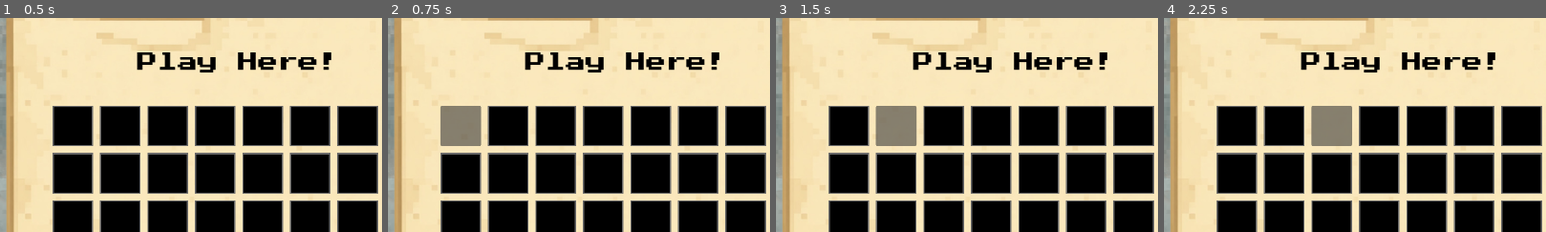
Above: before the commit, frames 1-4 (left to right).
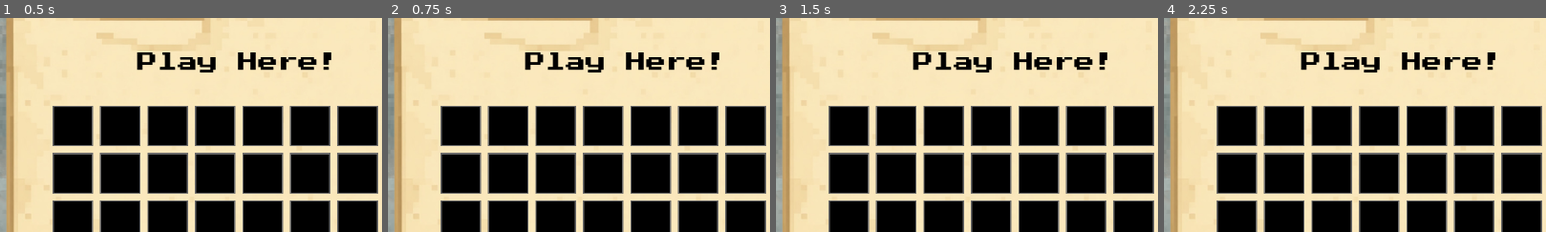
Above: after the commit, the same moments.

Repository: Anya-Gupta2025/legacy_of_truth_game
Game: Godot game, scene res://the_tomb_puzzle/tomb_worldle.tscn
The game is run twice, just before and just after one commit, with the same random seed, the same clock (stepped at 60 frames per second) and the same inputs. This scene is started directly instead of the project's main scene.
Inputs (mouse positions are % of the whole screen's width and height, from its top left):
- Up to frame 1 (0.5 s): no input
- Up to frame 2 (0.75 s): click (30, 43) at 0.52 s
- Up to frame 3 (1.5 s): click (36, 43) at 1.27 s
- Up to frame 4 (2.25 s): click (42, 43) at 2.02 s
The pictures show only the part of the screen within x 20-70%, y 18-68%; the shares and areas given below are measured in that part.

Frame 1 is identical in both runs. In frame 2, 2.0% of the frame differs, in the area x 13-25%, y 41-60%; in frame 3, 2.0%; in frame 4, 2.0%.

Commit message:
Added winning checker and losing checker

Diff:
--- a/legacy-of-truth/the_tomb_puzzle/tomb_worldle.gd
+++ b/legacy-of-truth/the_tomb_puzzle/tomb_worldle.gd
@@ -1,6 +1,11 @@
 extends Node2D
 
 @onready var buttons = $GridContainer.get_children()
+@onready var result_layer = $result_layer
+@onready var continue_button = $result_layer/continue_button
+@onready var lose_button = $result_layer/lose_button
+@onready var label = $result_layer/result_label
+@onready var lose_label = $result_layer/lose_label
 
 const SIZE = 8
 
@@ -11,7 +16,6 @@
 
 # Called when the node enters the scene tree for the first time.
 func _ready() -> void:
-	init_button_styles()
 	reset_game()
 
 func _input(event):
@@ -41,23 +45,25 @@
 			row_filled = false
 
 func reset_game():
+	index = 0
+	row_filled = false
+	latest_row_index = 0
+	result_layer.hide()
 	puzzle_word = "RESEARCH"
 	print("Word: ", puzzle_word)
 	for button in buttons:
-		var b = button as Button
-		b.text = ""
+		init_button_styles(button)
 
-func init_button_styles():
-	for button in buttons:
-		var b = button as Button
-		var style = StyleBoxFlat.new()
-		style.bg_color = Color.BLACK
-		style.border_color = Color.DIM_GRAY
-		style.border_width_bottom = 2
-		style.border_width_top = 2
-		style.border_width_right = 2
-		style.border_width_left = 2
-		b.add_theme_stylebox_override("normal", style)
+func init_button_styles(b: Button):
+	b.text = ""
+	var style = StyleBoxFlat.new()
+	style.bg_color = Color.BLACK
+	style.border_color = Color.DIM_GRAY
+	style.border_width_bottom = 2
+	style.border_width_top = 2
+	style.border_width_right = 2
+	style.border_width_left = 2
+	b.add_theme_stylebox_override("normal", style)
 
 func update_button_style(button: Button, bg_colour: Color):
 	var style = button.get_theme_stylebox("normal")
@@ -72,14 +78,29 @@
 		entered_text += button.text
 	print("Entered Text:", entered_text)
 
+	# Change the colour of each text tile
+	var idx = 0
+	for button in buttons.slice(latest_row_index, latest_row_index+SIZE):
+
+		if entered_text[idx] == puzzle_word[idx]:
+			update_button_style(button, Color.SEA_GREEN)
+
+		elif entered_text[idx] in puzzle_word:
+			update_button_style(button, Color.CHOCOLATE)
+
+		elif entered_text[idx] not in puzzle_word:
+			update_button_style(button, Color.CRIMSON)
+
+		idx += 1
+
+	# Check if player won
 	if entered_text == puzzle_word:
-		print("You Win!")
-		return
+		result_layer.show()
+		label.text = "You suceeded!"
+		lose_button.hide()
+		lose_label.hide()
 
-	else:
-		# Update the colour of the box
-		var idx = 0
-		for button in buttons.slice(latest_row_index, latest_row_index+SIZE):
-			if entered_text[idx] == puzzle_word[idx]:
-				update_button_style(button, Color.SEA_GREEN)
-			idx += 1
+	# Check lose condition when all attempts are up
+	if index == buttons.size():
+		label.text = '''You lost! Try level again to get sword piece, or skip this puzzle and walk over it when you return to level.'''
+		continue_button.hide()
--- a/legacy-of-truth/the_tomb_puzzle/tomb_worldle.tscn
+++ b/legacy-of-truth/the_tomb_puzzle/tomb_worldle.tscn
@@ -3,6 +3,14 @@
 [ext_resource type="Texture2D" uid="uid://pvaafsk11jlu" path="res://the_tomb_puzzle/images/wordle_adaptation_bg.png" id="1_7300d"]
 [ext_resource type="Script" uid="uid://d38t7r00vg85p" path="res://the_tomb_puzzle/tomb_worldle.gd" id="1_kqsty"]
 [ext_resource type="FontFile" uid="uid://badgspl4ys7bv" path="res://fonts/Press_Start_2P/PressStart2P-Regular.ttf" id="2_kqsty"]
+
+[sub_resource type="StyleBoxFlat" id="StyleBoxFlat_sublu"]
+bg_color = Color(0.5976877, 0.29977557, 0.16795558, 1)
+corner_radius_top_left = 11
+corner_radius_top_right = 11
+corner_radius_bottom_right = 11
+corner_radius_bottom_left = 11
+shadow_size = 8
 
 [node name="TombWorldle" type="Node2D" unique_id=437582931]
 script = ExtResource("1_kqsty")
@@ -28,6 +36,7 @@
 [node name="Button" type="Button" parent="GridContainer" unique_id=1001243147]
 custom_minimum_size = Vector2(60, 60)
 layout_mode = 2
+mouse_filter = 2
 theme_override_fonts/font = ExtResource("2_kqsty")
 theme_override_font_sizes/font_size = 25
 text = "x"
@@ -35,6 +44,7 @@
 [node name="Button3" type="Button" parent="GridContainer" unique_id=1095854237]
 custom_minimum_size = Vector2(60, 60)
 layout_mode = 2
+mouse_filter = 2
 theme_override_fonts/font = ExtResource("2_kqsty")
 theme_override_font_sizes/font_size = 25
 text = "x"
@@ -42,6 +52,7 @@
 [node name="Button2" type="Button" parent="GridContainer" unique_id=1382293128]
 custom_minimum_size = Vector2(60, 60)
 layout_mode = 2
+mouse_filter = 2
 theme_override_fonts/font = ExtResource("2_kqsty")
 theme_override_font_sizes/font_size = 25
 text = "x"
@@ -49,6 +60,7 @@
 [node name="Button4" type="Button" parent="GridContainer" unique_id=1068574489]
 custom_minimum_size = Vector2(60, 60)
 layout_mode = 2
+mouse_filter = 2
 theme_override_fonts/font = ExtResource("2_kqsty")
 theme_override_font_sizes/font_size = 25
 text = "x"
@@ -56,6 +68,7 @@
 [node name="Button5" type="Button" parent="GridContainer" unique_id=1051130113]
 custom_minimum_size = Vector2(60, 60)
 layout_mode = 2
+mouse_filter = 2
 theme_override_fonts/font = ExtResource("2_kqsty")
 theme_override_font_sizes/font_size = 25
 text = "x"
@@ -63,6 +76,7 @@
 [node name="Button6" type="Button" parent="GridContainer" unique_id=1896464485]
 custom_minimum_size = Vector2(60, 60)
 layout_mode = 2
+mouse_filter = 2
 theme_override_fonts/font = ExtResource("2_kqsty")
 theme_override_font_sizes/font_size = 25
 text = "x"
@@ -70,6 +84,7 @@
 [node name="Button7" type="Button" parent="GridContainer" unique_id=494814278]
 custom_minimum_size = Vector2(60, 60)
 layout_mode = 2
+mouse_filter = 2
 theme_override_fonts/font = ExtResource("2_kqsty")
 theme_override_font_sizes/font_size = 25
 text = "x"
@@ -77,6 +92,7 @@
 [node name="Button8" type="Button" parent="GridContainer" unique_id=1182412213]
 custom_minimum_size = Vector2(60, 60)
 layout_mode = 2
+mouse_filter = 2
 theme_override_fonts/font = ExtResource("2_kqsty")
 theme_override_font_sizes/font_size = 25
 text = "x"
@@ -84,6 +100,7 @@
 [node name="Button9" type="Button" parent="GridContainer" unique_id=1516284808]
 custom_minimum_size = Vector2(60, 60)
 layout_mode = 2
+mouse_filter = 2
 theme_override_fonts/font = ExtResource("2_kqsty")
 theme_override_font_sizes/font_size = 25
 text = "x"
@@ -91,6 +108,7 @@
 [node name="Button10" type="Button" parent="GridContainer" unique_id=682644059]
 custom_minimum_size = Vector2(60, 60)
 layout_mode = 2
+mouse_filter = 2
 theme_override_fonts/font = ExtResource("2_kqsty")
 theme_override_font_sizes/font_size = 25
 text = "x"
@@ -98,6 +116,7 @@
 [node name="Button11" type="Button" parent="GridContainer" unique_id=1572106963]
 custom_minimum_size = Vector2(60, 60)
 layout_mode = 2
+mouse_filter = 2
 theme_override_fonts/font = ExtResource("2_kqsty")
 theme_override_font_sizes/font_size = 25
 text = "x"
@@ -105,6 +124,7 @@
 [node name="Button12" type="Button" parent="GridContainer" unique_id=1857733015]
 custom_minimum_size = Vector2(60, 60)
 layout_mode = 2
+mouse_filter = 2
 theme_override_fonts/font = ExtResource("2_kqsty")
 theme_override_font_sizes/font_size = 25
 text = "x"
@@ -112,6 +132,7 @@
 [node name="Button13" type="Button" parent="GridContainer" unique_id=990897364]
 custom_minimum_size = Vector2(60, 60)
 layout_mode = 2
+mouse_filter = 2
 theme_override_fonts/font = ExtResource("2_kqsty")
 theme_override_font_sizes/font_size = 25
 text = "x"
@@ -119,6 +140,7 @@
 [node name="Button14" type="Button" parent="GridContainer" unique_id=1445628000]
 custom_minimum_size = Vector2(60, 60)
 layout_mode = 2
+mouse_filter = 2
 theme_override_fonts/font = ExtResource("2_kqsty")
 theme_override_font_sizes/font_size = 25
 text = "x"
@@ -126,6 +148,7 @@
 [node name="Button15" type="Button" parent="GridContainer" unique_id=1737936029]
 custom_minimum_size = Vector2(60, 60)
 layout_mode = 2
+mouse_filter = 2
 theme_override_fonts/font = ExtResource("2_kqsty")
 theme_override_font_sizes/font_size = 25
 text = "x"
@@ -133,6 +156,7 @@
 [node name="Button16" type="Button" parent="GridContainer" unique_id=1311068438]
 custom_minimum_size = Vector2(60, 60)
 layout_mode = 2
+mouse_filter = 2
 theme_override_fonts/font = ExtResource("2_kqsty")
 theme_override_font_sizes/font_size = 25
 text = "x"
@@ -140,6 +164,7 @@
 [node name="Button17" type="Button" parent="GridContainer" unique_id=840341017]
 custom_minimum_size = Vector2(60, 60)
 layout_mode = 2
+mouse_filter = 2
 theme_override_fonts/font = ExtResource("2_kqsty")
 theme_override_font_sizes/font_size = 25
 text = "x"
@@ -147,6 +172,7 @@
 [node name="Button18" type="Button" parent="GridContainer" unique_id=1046920719]
 custom_minimum_size = Vector2(60, 60)
 layout_mode = 2
+mouse_filter = 2
 theme_override_fonts/font = ExtResource("2_kqsty")
 theme_override_font_sizes/font_size = 25
 text = "x"
@@ -154,6 +180,7 @@
 [node name="Button19" type="Button" parent="GridContainer" unique_id=131731168]
 custom_minimum_size = Vector2(60, 60)
 layout_mode = 2
+mouse_filter = 2
 theme_override_fonts/font = ExtResource("2_kqsty")
 theme_override_font_sizes/font_size = 25
 text = "x"
@@ -161,6 +188,7 @@
 [node name="Button20" type="Button" parent="GridContainer" unique_id=1741145338]
 custom_minimum_size = Vector2(60, 60)
 layout_mode = 2
+mouse_filter = 2
 theme_override_fonts/font = ExtResource("2_kqsty")
 theme_override_font_sizes/font_size = 25
 text = "x"
@@ -168,6 +196,7 @@
 [node name="Button21" type="Button" parent="GridContainer" unique_id=26074798]
 custom_minimum_size = Vector2(60, 60)
 layout_mode = 2
+mouse_filter = 2
 theme_override_fonts/font = ExtResource("2_kqsty")
 theme_override_font_sizes/font_size = 25
 text = "x"
@@ -175,6 +204,7 @@
 [node name="Button22" type="Button" parent="GridContainer" unique_id=1701530380]
 custom_minimum_size = Vector2(60, 60)
 layout_mode = 2
+mouse_filter = 2
 theme_override_fonts/font = ExtResource("2_kqsty")
 theme_override_font_sizes/font_size = 25
 text = "x"
@@ -182,6 +212,7 @@
 [node name="Button23" type="Button" parent="GridContainer" unique_id=111939778]
 custom_minimum_size = Vector2(60, 60)
 layout_mode = 2
+mouse_filter = 2
 theme_override_fonts/font = ExtResource("2_kqsty")
 theme_override_font_sizes/font_size = 25
 text = "x"
@@ -189,6 +220,72 @@
 [node name="Button24" type="Button" parent="GridContainer" unique_id=1350154627]
 custom_minimum_size = Vector2(60, 60)
 layout_mode = 2
-theme_override_fonts/font = ExtResource("2_kqsty")
-theme_override_font_sizes/font_size = 25
-text = "x"
+mouse_filter = 2
+theme_override_fonts/font = ExtResource("2_kqsty")
+theme_override_font_sizes/font_size = 25
+text = "x"
+
+[node name="result_layer" type="CanvasLayer" parent="." unique_id=1021308384]
+
+[node name="ColorRect" type="ColorRect" parent="result_layer" unique_id=1077801502]
+anchors_preset = 15
+anchor_right = 1.0
+anchor_bottom = 1.0
+grow_horizontal = 2
+grow_vertical = 2
+color = Color(0.92941177, 0.77254903, 0.6039216, 0.827451)
+
+[node name="result_label" type="Label" parent="result_layer" unique_id=1216599057]
+anchors_preset = 5
+anchor_left = 0.5
+anchor_right = 0.5
+offset_left = -475.0
+offset_top = 55.0
+offset_right = 475.0
+offset_bottom = 112.0
+grow_horizontal = 2
+theme_override_colors/font_color = Color(0.31294692, 0.078790836, 0.038262814, 1)
+theme_override_fonts/font = ExtResource("2_kqsty")
+theme_override_font_sizes/font_size = 50
+text = "You have succeeded!"
+
+[node name="lose_label" type="Label" parent="result_layer" unique_id=1801478168]
+anchors_preset = 5
+anchor_left = 0.5
+anchor_right = 0.5
+offset_left = -585.0
+offset_top = 296.0
+offset_right = 585.0
+offset_bottom = 611.0
+grow_horizontal = 2
+theme_override_colors/font_color = Color(0.31294692, 0.078790836, 0.038262814, 1)
+theme_override_fonts/font = ExtResource("2_kqsty")
+theme_override_font_sizes/font_size = 25
+text = "You lost! Try level again to get sword
+piece, or skip this puzzle and walk
+over it when you return to level."
+horizontal_alignment = 1
+
+[node name="continue_button" type="Button" parent="result_layer" unique_id=1098180508]
+offset_left = 448.0
+offset_top = 481.0
+offset_right = 724.0
+offset_bottom = 545.0
+theme_override_fonts/font = ExtResource("2_kqsty")
+theme_override_font_sizes/font_size = 30
+theme_override_styles/normal = SubResource("StyleBoxFlat_sublu")
+theme_override_styles/pressed = SubResource("StyleBoxFlat_sublu")
+theme_override_styles/hover = SubResource("StyleBoxFlat_sublu")
+text = "CONTINUE"
+
+[node name="lose_button" type="Button" parent="result_layer" unique_id=948144676]
+offset_left = 448.0
+offset_top = 481.0
+offset_right = 724.0
+offset_bottom = 545.0
+theme_override_fonts/font = ExtResource("2_kqsty")
+theme_override_font_sizes/font_size = 30
+theme_override_styles/normal = SubResource("StyleBoxFlat_sublu")
+theme_override_styles/pressed = SubResource("StyleBoxFlat_sublu")
+theme_override_styles/hover = SubResource("StyleBoxFlat_sublu")
+text = "CONTINUE"
